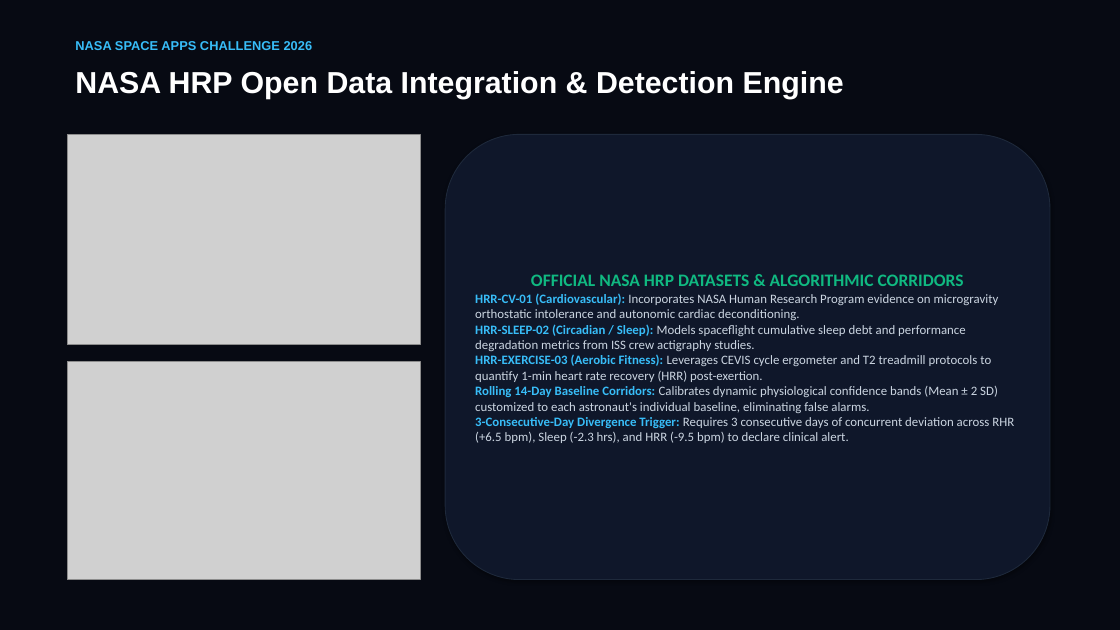
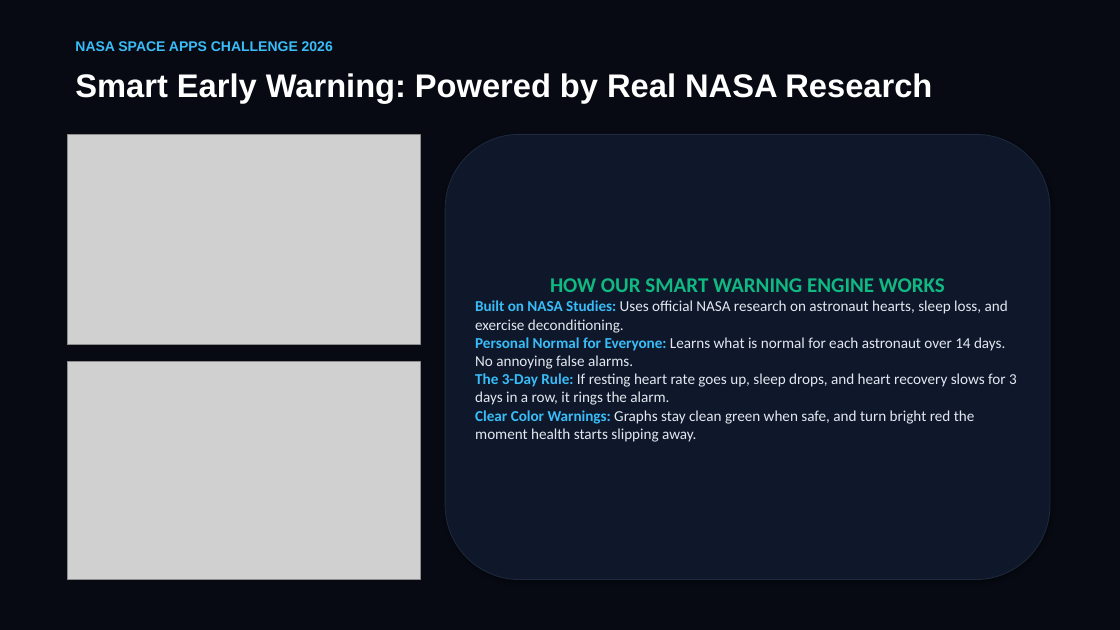
Before and after one commit to Muntazir-Haider/nase-space-app-hackaton, a slide deck: slide 6 of Mission_Sentinel_NASA_Pitch_Deck.pptx. Drawn at 1120x630 pixels with LibreOffice and Linux fonts; fonts in the diff are those of the drawing; grey boxes stand for pictures. Boxes give left, top, right and bottom in pixels: in the first picture for what was removed or moved away, otherwise in the second. Text is boxed around its words. In the diff, an @@ line names an element or a change of style, - is before the commit and + after.

Commit message:
refactor(presentation): simplify slide wording and enlarge fonts for rapid judging readability

```diff
--- a/Mission_Sentinel_NASA_Pitch_Deck.pptx
+++ b/Mission_Sentinel_NASA_Pitch_Deck.pptx
@@ text "NASA SPACE APPS CHALLENGE 2026" at (x1=75, y1=41, x2=333, y2=51): size 11 to 12 pt @@
@@ text at (x1=75, y1=73, x2=932, y2=103): text changed; size 26 to 28 pt @@
-NASA HRP Open Data Integration & Detection Engine
+Smart Early Warning: Powered by Real NASA Research
@@ text in rounded rectangle at (x1=475, y1=278, x2=1017, y2=442): text changed; size 11 to 13 pt; text colour #CBD5E1 to #E2E8F0 @@
-OFFICIAL NASA HRP DATASETS & ALGORITHMIC CORRIDORS
-HRR-CV-01 (Cardiovascular): Incorporates NASA Human Research Program evidence on microgravity orthostatic intolerance and autonomic cardiac deconditioning.
-HRR-SLEEP-02 (Circadian / Sleep): Models spaceflight cumulative sleep debt and performance degradation metrics from ISS crew actigraphy studies.
-HRR-EXERCISE-03 (Aerobic Fitness): Leverages CEVIS cycle ergometer and T2 treadmill protocols to quantify 1-min heart rate recovery (HRR) post-exertion.
-Rolling 14-Day Baseline Corridors: Calibrates dynamic physiological confidence bands (Mean ± 2 SD) customized to each astronaut's individual baseline, eliminating false alarms.
-3-Consecutive-Day Divergence Trigger: Requires 3 consecutive days of concurrent deviation across RHR (+6.5 bpm), Sleep (-2.3 hrs), and HRR (-9.5 bpm) to declare clinical alert.
+HOW OUR SMART WARNING ENGINE WORKS
+Built on NASA Studies: Uses official NASA research on astronaut hearts, sleep loss, and exercise deconditioning.
+Personal Normal for Everyone: Learns what is normal for each astronaut over 14 days. No annoying false alarms.
+The 3-Day Rule: If resting heart rate goes up, sleep drops, and heart recovery slows for 3 days in a row, it rings the alarm.
+Clear Color Warnings: Graphs stay clean green when safe, and turn bright red the moment health starts slipping away.
```
Also in this commit, not shown: 6 other slides changed, 1 other file.
